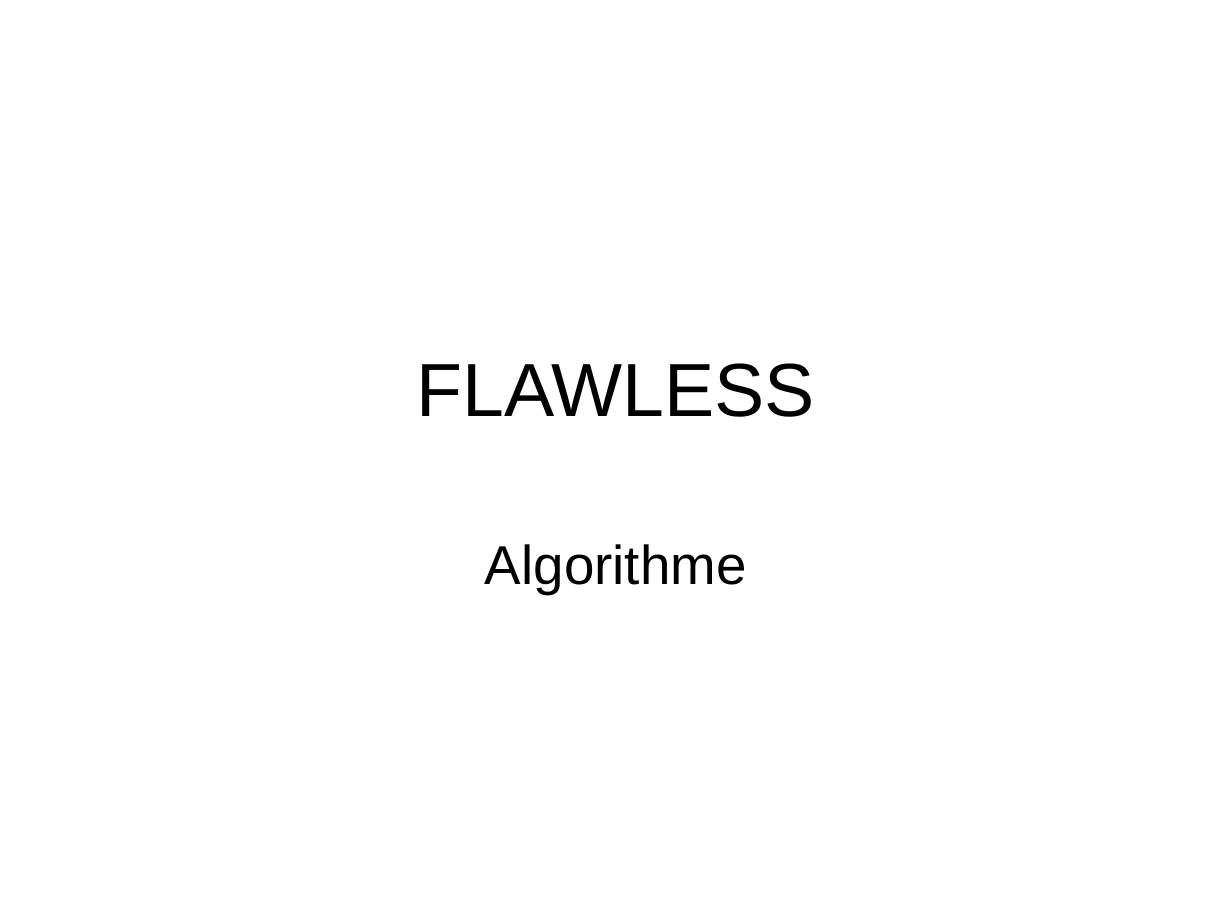
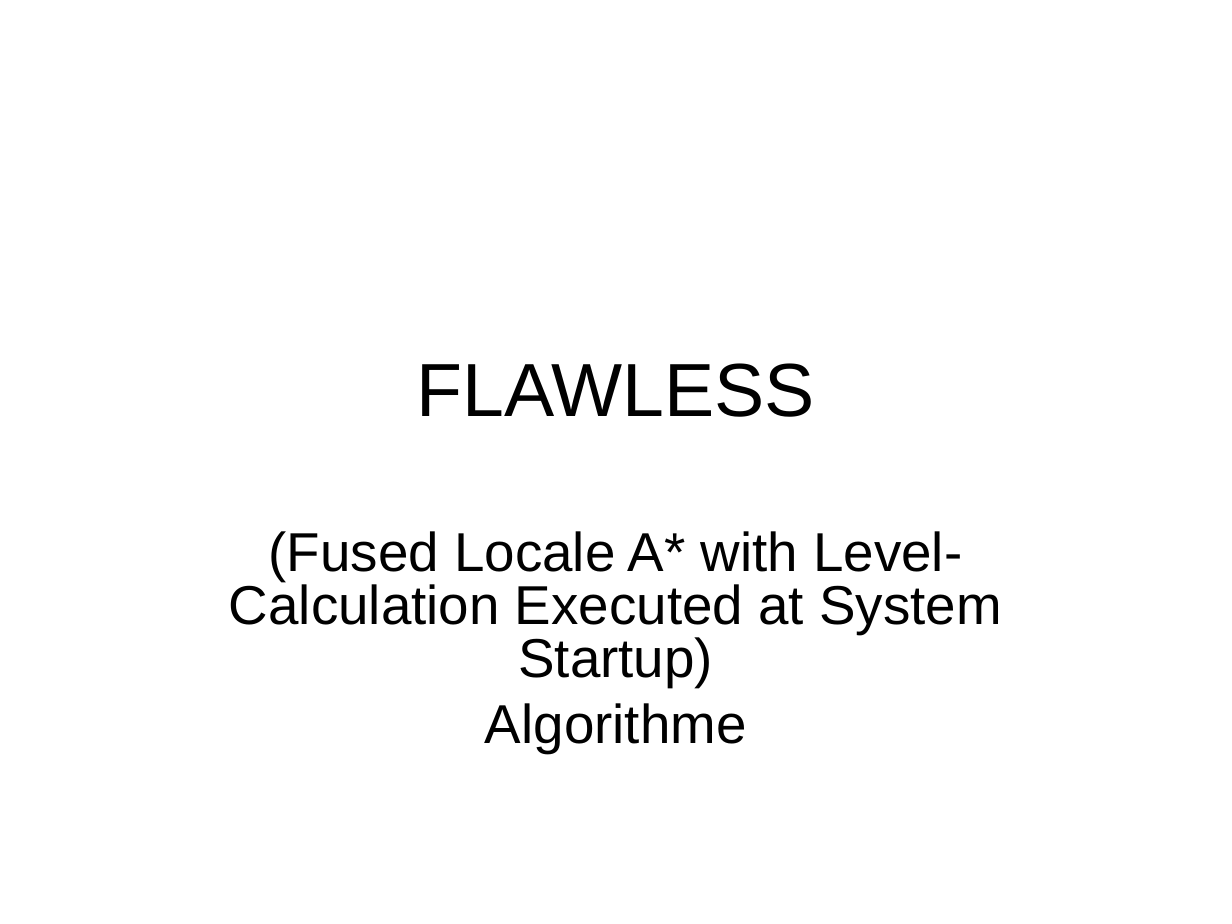
Before and after one commit to zanderdk/P1, a slide deck: slide 3 of FLAWLESS-Algorithme - dansk ændring.ppt. Drawn at 1232x924 pixels with LibreOffice and Linux fonts; fonts in the diff are those of the drawing. Boxes give left, top, right and bottom in pixels: in the first picture for what was removed or moved away, otherwise in the second. Text is boxed around its words. In the diff, an @@ line names an element or a change of style, - is before the commit and + after.

Commit message:
sf

```diff
--- a/FLAWLESS-Algorithme - dansk ændring.ppt
+++ b/FLAWLESS-Algorithme - dansk ændring.ppt
@@ subtitle at box(229, 531, 1002, 687): paragraph added @@
+(Fused Locale A* with Level-Calculation Executed at System Startup)
@@ subtitle at box(485, 703, 747, 753): line spacing 1 to 0.8 @@
```
Also in this commit, not shown: 1 other slide changed.
